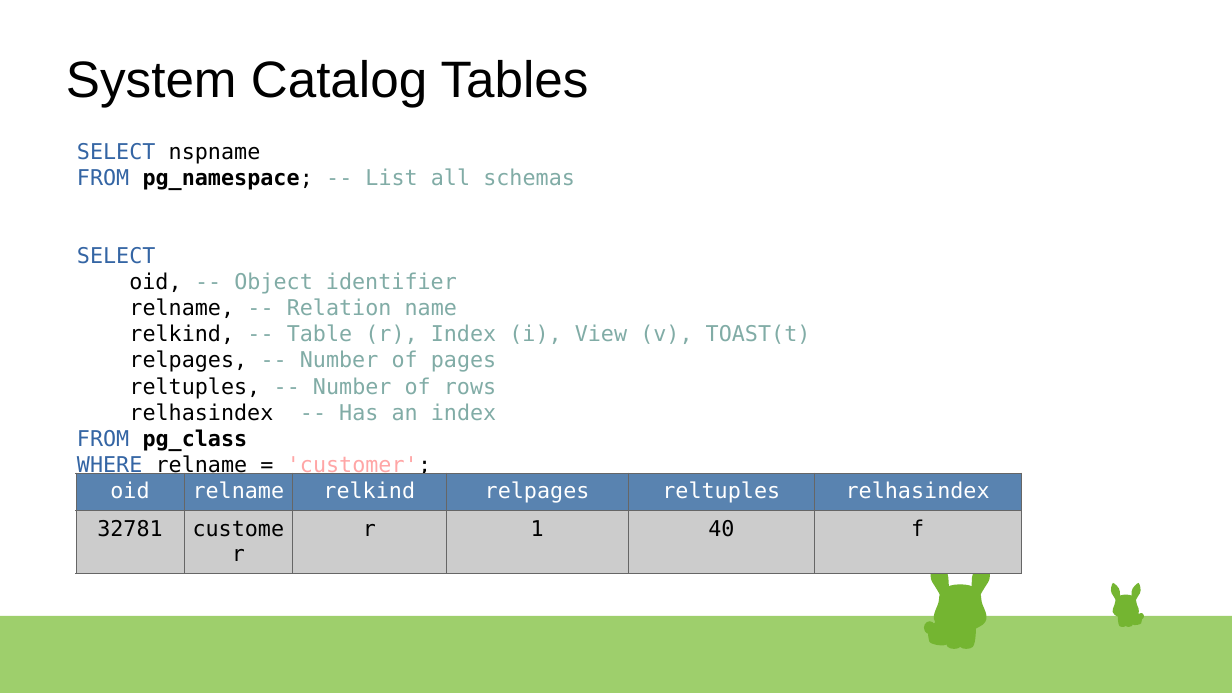
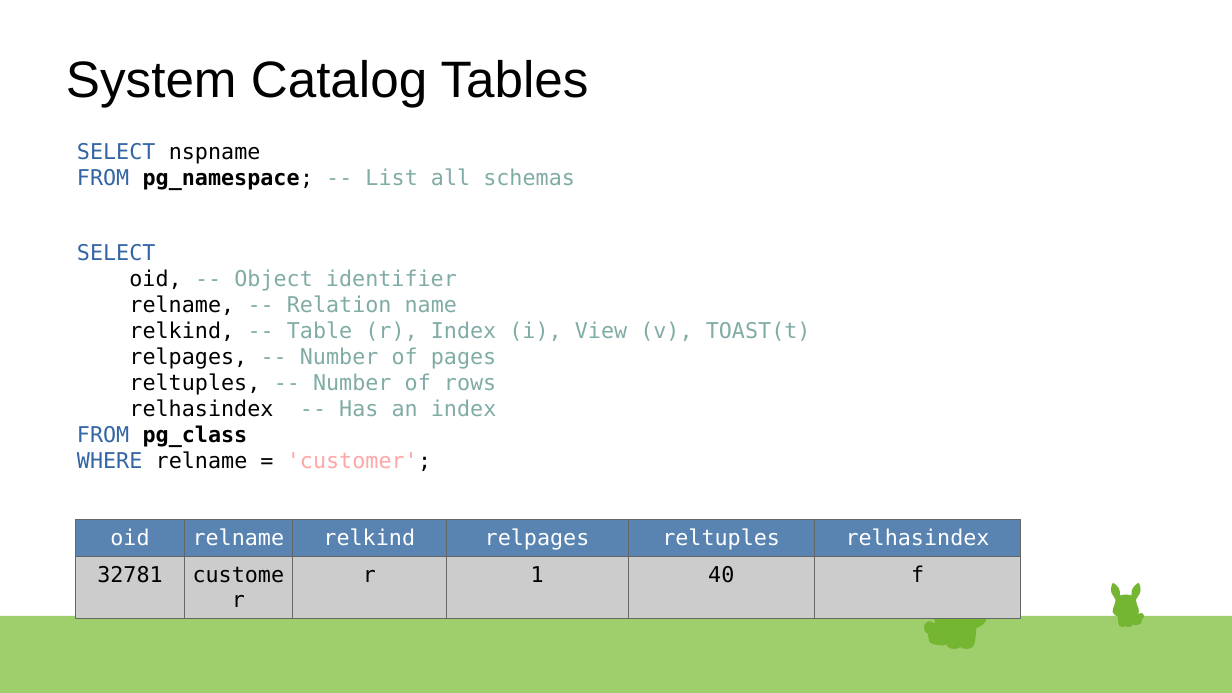
Before and after one commit to rsibanez89/postgres-indexing, a slide deck: slide 6 of Presentation.odp (slide 5 before the commit). Drawn at 1232x693 pixels with LibreOffice and Linux fonts; fonts in the diff are those of the drawing. Boxes give left, top, right and bottom in pixels: in the first picture for what was removed or moved away, otherwise in the second. Text is boxed around its words. In the diff, an @@ line names an element or a change of style, - is before the commit and + after.

```diff
--- a/Presentation.odp
+++ b/Presentation.odp
@@ text "SELECT" moved from (x1=77, y1=143, x2=811, y2=477) to (x1=77, y1=244, x2=811, y2=471) @@
@@ table at (x1=76, y1=520, x2=1022, y2=611) @@
@@ borders changed @@
@@ table moved from (x1=76, y1=473, x2=1022, y2=565) to (x1=76, y1=520, x2=1022, y2=611) @@
@@ freeform shape resized from (x1=935, y1=585, x2=987, y2=632) to (x1=929, y1=585, x2=993, y2=632) @@
@@ outline redrawn in 19 elements at (x1=948, y1=617, x2=974, y2=643), (x1=941, y1=596, x2=955, y2=613), (x1=946, y1=600, x2=954, y2=609), (x1=967, y1=596, x2=980, y2=613), (x1=968, y1=600, x2=976, y2=609), (x1=957, y1=617, x2=965, y2=624), (x1=946, y1=612, x2=975, y2=622), (x1=970, y1=561, x2=993, y2=600), (x1=929, y1=561, x2=950, y2=600), (x1=973, y1=569, x2=988, y2=600), (x1=934, y1=569, x2=949, y2=600), (x1=936, y1=590, x2=986, y2=629), (x1=955, y1=609, x2=967, y2=615), (x1=958, y1=618, x2=977, y2=651), (x1=949, y1=619, x2=973, y2=627), (x1=945, y1=618, x2=964, y2=651), (x1=966, y1=596, x2=979, y2=614), (x1=926, y1=620, x2=950, y2=647), (x1=941, y1=596, x2=956, y2=614) @@
```
Also in this commit, not shown: 14 other slides changed, 1 slide added.
